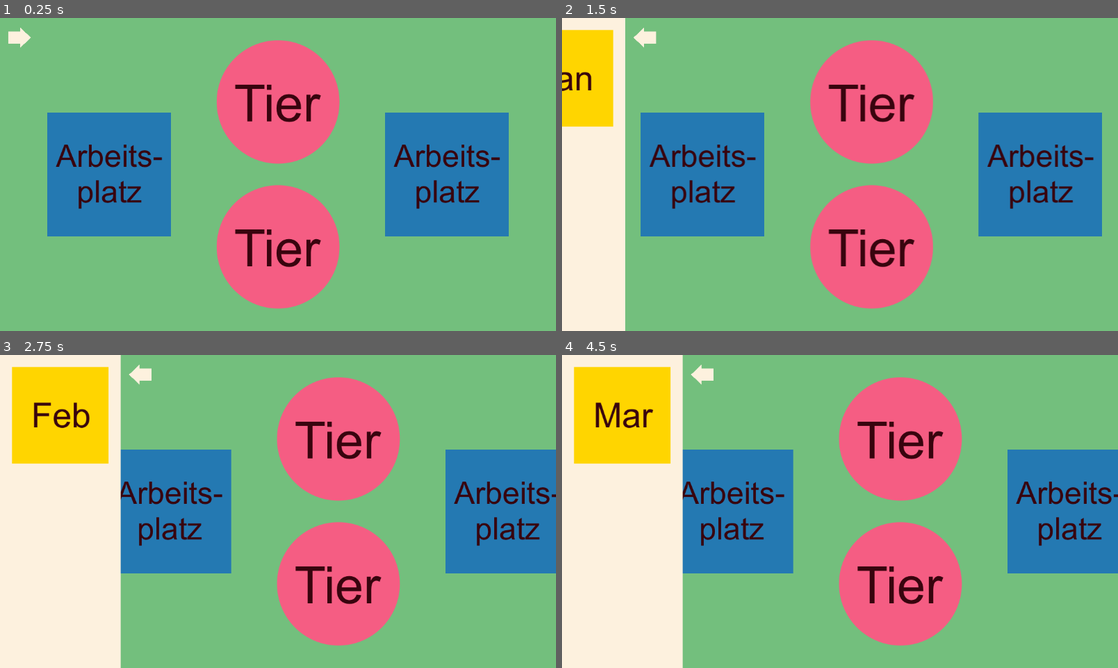
Above: before the commit, frames 1-4 (two rows, left to right).
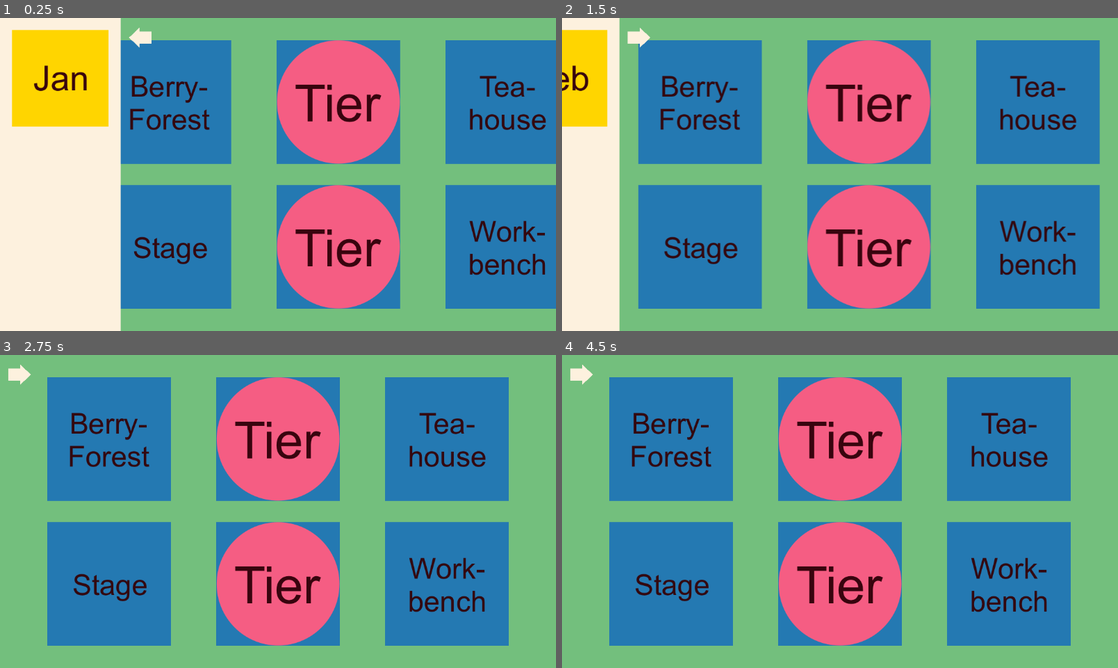
Above: after the commit, the same moments.

Repository: k4444th/Cozy-Moments
Game: Godot game, scene res://scenes/game.tscn
Same seed, same stepped clock (60 frames per second), same inputs: the game is played once before the commit and once after it. The project has no main scene, so this scene is started directly.
Inputs (mouse positions are in pixels of both pictures, inside the frame that each line leads up to; where the layout moved, square brackets give the same spot in the first picture):
- Up to frame 1 (0.25 s): no input
- Up to frame 2 (1.5 s): click (623, 77) at 0.52 s; click (701, 36) [584, 36] at 1.25 s
- Up to frame 3 (2.75 s): click (61, 414) at 2.02 s
- Up to frame 4 (4.5 s): click (584, 373) [701, 373] at 2.75 s; click (701, 373) [584, 373] at 3.5 s; click (623, 414) at 4.27 s

The runs differ from the first frame. In frame 1, 71% of the frame differs, in the area x 0-100%, y 0-100%; in frame 2, 34%; in frame 3, 67%; in frame 4, 67%.

Commit message:
Add different workstations

Diff:
--- /dev/null
+++ b/scenes/berryforest.tscn
@@ -0,0 +1,17 @@
+[gd_scene load_steps=3 format=3 uid="uid://c3hgi4ocjchiv"]
+
+[ext_resource type="Texture2D" uid="uid://ba5wdb4eiqxqo" path="res://assets/mock/gameboard/berryforest.png" id="1_nxc7p"]
+
+[sub_resource type="RectangleShape2D" id="RectangleShape2D_iqqjh"]
+size = Vector2(256, 256)
+
+[node name="Berryforest" type="Area2D"]
+
+[node name="Sprite2D" type="Sprite2D" parent="."]
+texture = ExtResource("1_nxc7p")
+
+[node name="CollisionShape2D" type="CollisionShape2D" parent="."]
+shape = SubResource("RectangleShape2D_iqqjh")
+
+[connection signal="area_entered" from="." to="." method="_on_area_entered"]
+[connection signal="area_exited" from="." to="." method="_on_area_exited"]
--- a/scenes/game.tscn
+++ b/scenes/game.tscn
@@ -1,20 +1,39 @@
-[gd_scene load_steps=5 format=3 uid="uid://xekont1h321d"]
+[gd_scene load_steps=10 format=3 uid="uid://xekont1h321d"]
 
 [ext_resource type="PackedScene" uid="uid://dw5mmhbqsshlo" path="res://scenes/background.tscn" id="1_lbhrr"]
-[ext_resource type="PackedScene" uid="uid://djs2hwhjna0rj" path="res://scenes/workstation.tscn" id="2_iywne"]
+[ext_resource type="PackedScene" uid="uid://djs2hwhjna0rj" path="res://scenes/workbench.tscn" id="2_iywne"]
 [ext_resource type="PackedScene" uid="uid://uxbb6p5tunh" path="res://scenes/animal.tscn" id="3_p57ef"]
+[ext_resource type="PackedScene" uid="uid://c3hgi4ocjchiv" path="res://scenes/berryforest.tscn" id="4_0tnpc"]
 [ext_resource type="PackedScene" uid="uid://dsogyisvl8hag" path="res://scenes/sidenav.tscn" id="4_u5sy4"]
+[ext_resource type="PackedScene" uid="uid://cm1hvnauo3rq8" path="res://scenes/pond.tscn" id="5_vtaks"]
+[ext_resource type="PackedScene" uid="uid://dhwaq8s277bh0" path="res://scenes/stage.tscn" id="6_kvpfn"]
+[ext_resource type="PackedScene" uid="uid://rht4ljmcg6oe" path="res://scenes/teahouse.tscn" id="7_dinhu"]
+[ext_resource type="PackedScene" uid="uid://dowel2l5bkpkt" path="res://scenes/wood.tscn" id="8_kvuet"]
 
 [node name="Game" type="Node2D"]
 position = Vector2(-2, 0)
 
 [node name="Background" parent="." instance=ExtResource("1_lbhrr")]
 
-[node name="Workstation1" parent="." instance=ExtResource("2_iywne")]
-position = Vector2(-350, 0)
+[node name="Workstation" type="Node2D" parent="."]
 
-[node name="Workstation2" parent="." instance=ExtResource("2_iywne")]
-position = Vector2(350, 0)
+[node name="Berryforest" parent="Workstation" instance=ExtResource("4_0tnpc")]
+position = Vector2(-350, -150)
+
+[node name="Pond" parent="Workstation" instance=ExtResource("5_vtaks")]
+position = Vector2(0, -150)
+
+[node name="Stage" parent="Workstation" instance=ExtResource("6_kvpfn")]
+position = Vector2(-350, 150)
+
+[node name="Teahouse" parent="Workstation" instance=ExtResource("7_dinhu")]
+position = Vector2(350, -150)
+
+[node name="Wood" parent="Workstation" instance=ExtResource("8_kvuet")]
+position = Vector2(0, 150)
+
+[node name="Workbench" parent="Workstation" instance=ExtResource("2_iywne")]
+position = Vector2(350, 150)
 
 [node name="Animal1" parent="." instance=ExtResource("3_p57ef")]
 position = Vector2(0, -150)
--- /dev/null
+++ b/scenes/pond.tscn
@@ -0,0 +1,17 @@
+[gd_scene load_steps=3 format=3 uid="uid://cm1hvnauo3rq8"]
+
+[ext_resource type="Texture2D" uid="uid://cfsnmmyxixtqm" path="res://assets/mock/gameboard/pond.png" id="1_4h7al"]
+
+[sub_resource type="RectangleShape2D" id="RectangleShape2D_iqqjh"]
+size = Vector2(256, 256)
+
+[node name="Pond" type="Area2D"]
+
+[node name="Sprite2D" type="Sprite2D" parent="."]
+texture = ExtResource("1_4h7al")
+
+[node name="CollisionShape2D" type="CollisionShape2D" parent="."]
+shape = SubResource("RectangleShape2D_iqqjh")
+
+[connection signal="area_entered" from="." to="." method="_on_area_entered"]
+[connection signal="area_exited" from="." to="." method="_on_area_exited"]
--- /dev/null
+++ b/scenes/stage.tscn
@@ -0,0 +1,17 @@
+[gd_scene load_steps=3 format=3 uid="uid://dhwaq8s277bh0"]
+
+[ext_resource type="Texture2D" uid="uid://byuxvro35hlg8" path="res://assets/mock/gameboard/stage.png" id="1_8rem4"]
+
+[sub_resource type="RectangleShape2D" id="RectangleShape2D_iqqjh"]
+size = Vector2(256, 256)
+
+[node name="Stage" type="Area2D"]
+
+[node name="Sprite2D" type="Sprite2D" parent="."]
+texture = ExtResource("1_8rem4")
+
+[node name="CollisionShape2D" type="CollisionShape2D" parent="."]
+shape = SubResource("RectangleShape2D_iqqjh")
+
+[connection signal="area_entered" from="." to="." method="_on_area_entered"]
+[connection signal="area_exited" from="." to="." method="_on_area_exited"]
--- a/scenes/workstation.tscn
+++ b/scenes/teahouse.tscn
@@ -1,14 +1,14 @@
-[gd_scene load_steps=3 format=3 uid="uid://djs2hwhjna0rj"]
+[gd_scene load_steps=3 format=3 uid="uid://rht4ljmcg6oe"]
 
-[ext_resource type="Texture2D" uid="uid://dhe4wp0y1ibgf" path="res://assets/mock/gameboard/workspace.png" id="1_f6vdx"]
+[ext_resource type="Texture2D" uid="uid://tg3gt1t7w3n4" path="res://assets/mock/gameboard/teahouse.png" id="1_3vydf"]
 
 [sub_resource type="RectangleShape2D" id="RectangleShape2D_iqqjh"]
 size = Vector2(256, 256)
 
-[node name="Workstation" type="Area2D"]
+[node name="Teahouse" type="Area2D"]
 
 [node name="Sprite2D" type="Sprite2D" parent="."]
-texture = ExtResource("1_f6vdx")
+texture = ExtResource("1_3vydf")
 
 [node name="CollisionShape2D" type="CollisionShape2D" parent="."]
 shape = SubResource("RectangleShape2D_iqqjh")
--- /dev/null
+++ b/scenes/wood.tscn
@@ -0,0 +1,17 @@
+[gd_scene load_steps=3 format=3 uid="uid://dowel2l5bkpkt"]
+
+[ext_resource type="Texture2D" uid="uid://c3ue8x3kjpxtk" path="res://assets/mock/gameboard/wood.png" id="1_y25wi"]
+
+[sub_resource type="RectangleShape2D" id="RectangleShape2D_iqqjh"]
+size = Vector2(256, 256)
+
+[node name="Wood" type="Area2D"]
+
+[node name="Sprite2D" type="Sprite2D" parent="."]
+texture = ExtResource("1_y25wi")
+
+[node name="CollisionShape2D" type="CollisionShape2D" parent="."]
+shape = SubResource("RectangleShape2D_iqqjh")
+
+[connection signal="area_entered" from="." to="." method="_on_area_entered"]
+[connection signal="area_exited" from="." to="." method="_on_area_exited"]
--- /dev/null
+++ b/scenes/workbench.tscn
@@ -0,0 +1,17 @@
+[gd_scene load_steps=3 format=3 uid="uid://djs2hwhjna0rj"]
+
+[ext_resource type="Texture2D" uid="uid://cf285f6byovlt" path="res://assets/mock/gameboard/workbench.png" id="1_4ij56"]
+
+[sub_resource type="RectangleShape2D" id="RectangleShape2D_iqqjh"]
+size = Vector2(256, 256)
+
+[node name="Workbench" type="Area2D"]
+
+[node name="Sprite2D" type="Sprite2D" parent="."]
+texture = ExtResource("1_4ij56")
+
+[node name="CollisionShape2D" type="CollisionShape2D" parent="."]
+shape = SubResource("RectangleShape2D_iqqjh")
+
+[connection signal="area_entered" from="." to="." method="_on_area_entered"]
+[connection signal="area_exited" from="." to="." method="_on_area_exited"]
--- a/scripts/animal.gd
+++ b/scripts/animal.gd
@@ -21,7 +21,7 @@
 		global_position = overlapCoords
 
 func _on_area_entered(area: Area2D) -> void:
-	if area.name.contains("Workstation"):
+	if area.get_parent().name == "Workstation":
 		overlap = true
 		overlapCoords = area.global_position
 
--- a/scripts/gamemanager.gd
+++ b/scripts/gamemanager.gd
@@ -2,13 +2,16 @@
 
 const SAVE_FILE_PATH := "user://cozymoments.json"
 const ressources := ["berries", "wood", "tea"]
+const animalList := ["Mouse", "Hedgehog", "Frog", "Bird", "Fox", "Rabbit", "Bear", "Raccoon"]
+const newAnimalsPerRound := 3
 
 var currentRound := {
 	"round": 0,
 	"memories": 0,
 	"berries": 0,
 	"wood": 0,
-	"tea": 0
+	"tea": 0,
+	"availableAnimals": []
 }
 
 func _ready() -> void:
@@ -36,7 +39,8 @@
 					"memories": 0,
 					"berries": 0,
 					"wood": 0,
-					"tea": 0
+					"tea": 0,
+					"availableAnimals": []
 				}
 			)
 
@@ -46,8 +50,14 @@
 	currentRound["berries"] = 0
 	currentRound["wood"] = 0
 	currentRound["tea"] = 0
+	currentRound["availableAnimals"] = []
 	saveGame()
 
 func nextRound():
 	currentRound["round"] += 1
+	spawnNewAnimals()
 	saveGame()
+
+func spawnNewAnimals():
+	for newAnimal in range(newAnimalsPerRound):
+		currentRound["availableAnimals"].append(animalList[randi_range(0, len(animalList) - 1)])
--- a/scripts/sidenav.gd
+++ b/scripts/sidenav.gd
@@ -1,6 +1,6 @@
 extends CanvasLayer
 
-var sidenavOpen := false
+var sidenavOpen := true
 var buttonMargin := 15.0
 var sidenavWidth := 250.0
 var sidenavContentWidth := 200
Binary file added: assets/mock/gameboard/berryforest.png
Not shown, added: assets/mock/gameboard/berryforest.png.import
Binary file added: assets/mock/gameboard/pond.png
Not shown, added: assets/mock/gameboard/pond.png.import
Binary file added: assets/mock/gameboard/stage.png
Not shown, added: assets/mock/gameboard/stage.png.import
Binary file added: assets/mock/gameboard/teahouse.png
Not shown, added: assets/mock/gameboard/teahouse.png.import
Binary file added: assets/mock/gameboard/wood.png
Not shown, added: assets/mock/gameboard/wood.png.import
Binary file added: assets/mock/gameboard/workbench.png
Not shown, added: assets/mock/gameboard/workbench.png.import
